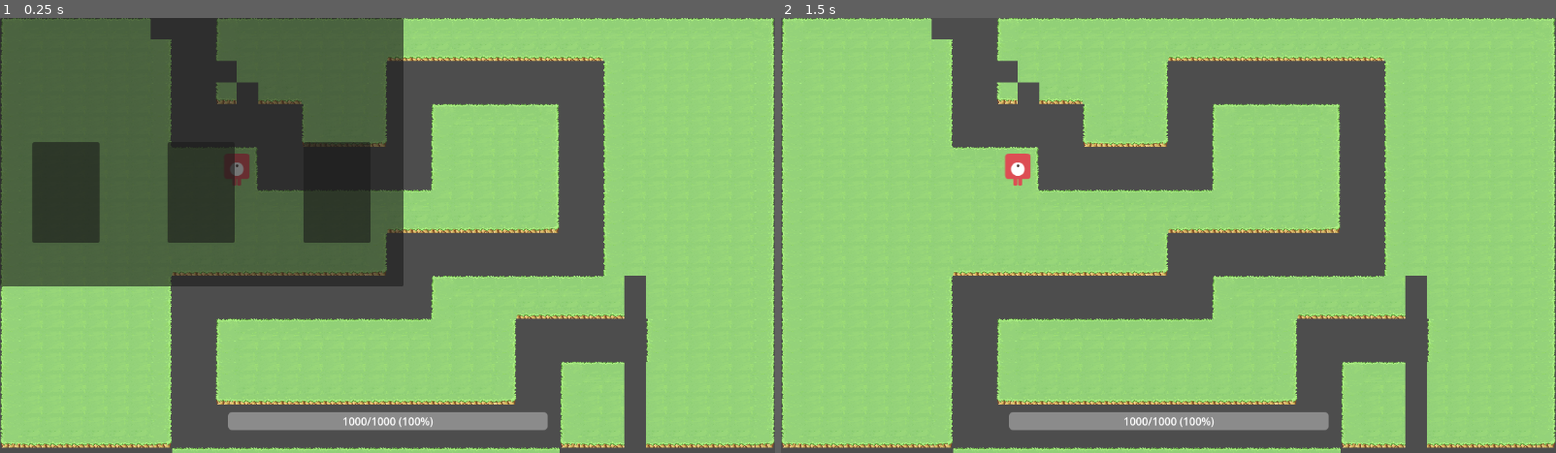
Above: before the commit, frames 1-2 (left to right).
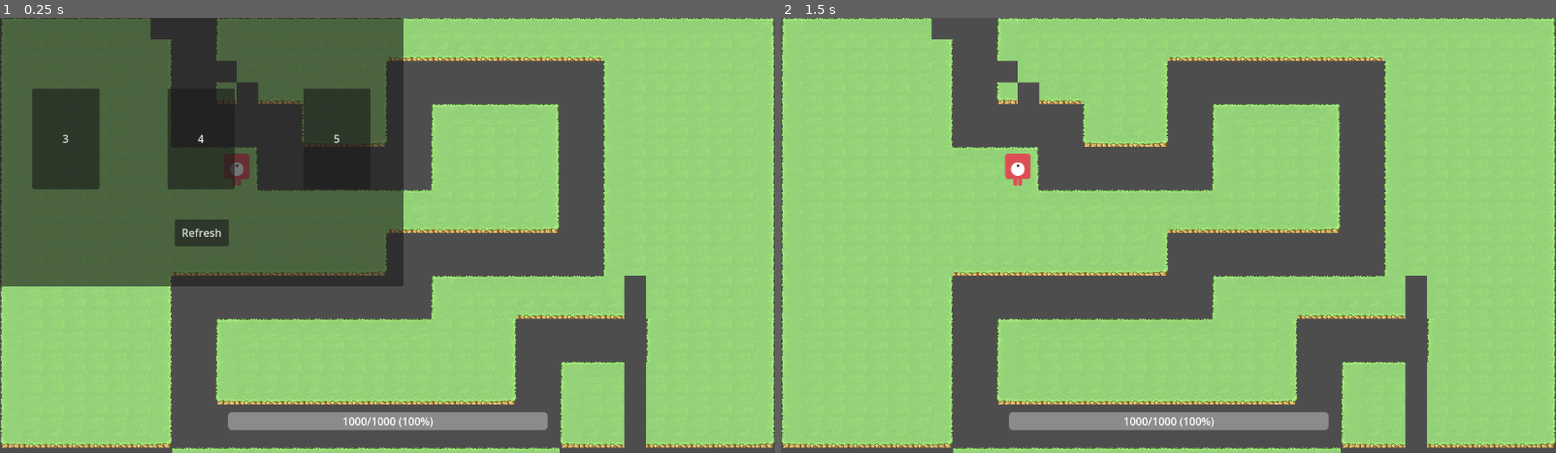
Above: after the commit, the same moments.

Repository: jakkrapan-art/holo.ve
Game: Godot game, scene res://scenes/tower_select_scene.tscn
Two runs of this game, one before a commit and one after it. Both use one fixed random seed, a clock stepped at 60 frames per second and the inputs below. After the commit the project has no main scene; this scene is started directly in both runs.
Inputs (mouse positions are in pixels of both pictures, inside the frame that each line leads up to; where the layout moved, square brackets give the same spot in the first picture):
- Up to frame 1 (0.25 s): no input
- Up to frame 2 (1.5 s): click (850, 139) [850, 192] at 0.5 s; tap Enter at 1.25 s; move the mouse to (1339, 213) at 1.27 s

The runs differ from the first frame. In frame 1, 5.2% of the frame differs, in the area x 4-48%, y 16-53%; in frame 2, nothing differs.

Commit message:
Update UITowerSelect  + Random Cards System
- Optimize + Tidying UITowerSelect scene + script + folder
- Add random_card_dealer.gd to random 3 card and refresh 3 cards draft

Diff:
--- /dev/null
+++ b/resources/systems/random_cards_dealer.tscn
@@ -0,0 +1,6 @@
+[gd_scene load_steps=2 format=3 uid="uid://dw5lqajy7casy"]
+
+[ext_resource type="Script" path="res://scripts/random_cards_dealer.gd" id="1_fc7ox"]
+
+[node name="RandomCardsDealer" type="Node"]
+script = ExtResource("1_fc7ox")
--- a/scenes/tower_select.tscn
+++ b/resources/ui_component/tower_select.tscn
@@ -1,7 +1,8 @@
-[gd_scene load_steps=4 format=3 uid="uid://85bdkeqylhs1"]
+[gd_scene load_steps=5 format=3 uid="uid://85bdkeqylhs1"]
 
 [ext_resource type="Script" path="res://scripts/ui_scenes/UI_tower_select.gd" id="1_emsmn"]
-[ext_resource type="Script" path="res://scripts/ui_scenes/Button00.gd" id="2_52kvv"]
+[ext_resource type="Script" path="res://scripts/ui_scenes/tower_select_button.gd" id="2_t2gb2"]
+[ext_resource type="PackedScene" uid="uid://dw5lqajy7casy" path="res://resources/systems/random_cards_dealer.tscn" id="3_20exu"]
 
 [sub_resource type="ButtonGroup" id="ButtonGroup_wd61a"]
 resource_name = "tower_buttons"
@@ -26,6 +27,8 @@
 anchor_top = 0.3
 anchor_right = 1.0
 anchor_bottom = 1.0
+offset_top = -80.0
+offset_bottom = -80.0
 grow_horizontal = 2
 grow_vertical = 2
 alignment = 1
@@ -36,7 +39,7 @@
 size_flags_horizontal = 6
 size_flags_vertical = 4
 button_group = SubResource("ButtonGroup_wd61a")
-script = ExtResource("2_52kvv")
+script = ExtResource("2_t2gb2")
 
 [node name="Button2" type="Button" parent="CanvasLayer/PopupPanel/Panel/HBoxContainer"]
 custom_minimum_size = Vector2(100, 150)
@@ -44,7 +47,7 @@
 size_flags_horizontal = 6
 size_flags_vertical = 4
 button_group = SubResource("ButtonGroup_wd61a")
-script = ExtResource("2_52kvv")
+script = ExtResource("2_t2gb2")
 
 [node name="Button3" type="Button" parent="CanvasLayer/PopupPanel/Panel/HBoxContainer"]
 custom_minimum_size = Vector2(100, 150)
@@ -52,4 +55,21 @@
 size_flags_horizontal = 6
 size_flags_vertical = 4
 button_group = SubResource("ButtonGroup_wd61a")
-script = ExtResource("2_52kvv")
+script = ExtResource("2_t2gb2")
+
+[node name="RefreshButton" type="Button" parent="CanvasLayer/PopupPanel/Panel"]
+layout_mode = 1
+anchors_preset = 7
+anchor_left = 0.5
+anchor_top = 1.0
+anchor_right = 0.5
+anchor_bottom = 1.0
+offset_left = -40.0
+offset_top = -100.0
+offset_right = 40.0
+offset_bottom = -60.0
+grow_horizontal = 2
+grow_vertical = 0
+text = "Refresh"
+
+[node name="RandomCardsDealer" parent="." instance=ExtResource("3_20exu")]
--- a/scenes/dev_scene.tscn
+++ b/scenes/tower_select_tmp_scene.tscn
@@ -1,30 +1,30 @@
-[gd_scene load_steps=9 format=3 uid="uid://vkntgith54x1"]
+[gd_scene load_steps=9 format=3 uid="uid://h1pi3ccck3br"]
 
-[ext_resource type="Script" path="res://scripts/scene/game_scene.gd" id="1_g4ay3"]
-[ext_resource type="PackedScene" uid="uid://ccnrotkl0jnmo" path="res://resources/tiles/tile_map.tscn" id="1_oeytk"]
-[ext_resource type="Resource" uid="uid://cpvebyys8omu2" path="res://resources/database/map/forest01.tres" id="2_0xmbs"]
-[ext_resource type="PackedScene" uid="uid://difnmx527n7co" path="res://resources/systems/wave_controller.tscn" id="2_7iogr"]
-[ext_resource type="Script" path="res://scripts/entity/enemy/enemy_factory.gd" id="5_o6btn"]
-[ext_resource type="PackedScene" uid="uid://d5g7c6yxmrv4" path="res://resources/tower/tower.tscn" id="6_3t1m6"]
-[ext_resource type="PackedScene" uid="uid://cs2xxi3vk21js" path="res://resources/enemy/enemy_base.tscn" id="6_qvxbv"]
-[ext_resource type="PackedScene" uid="uid://ds61ramnlbso3" path="res://resources/player/player.tscn" id="8_7lq66"]
+[ext_resource type="Script" path="res://scripts/scene/game_scene.gd" id="1_6nqg7"]
+[ext_resource type="Resource" uid="uid://cpvebyys8omu2" path="res://resources/database/map/forest01.tres" id="2_a2dfb"]
+[ext_resource type="PackedScene" uid="uid://ccnrotkl0jnmo" path="res://resources/tiles/tile_map.tscn" id="3_fcjnm"]
+[ext_resource type="PackedScene" uid="uid://difnmx527n7co" path="res://resources/systems/wave_controller.tscn" id="4_bujme"]
+[ext_resource type="Script" path="res://scripts/entity/enemy/enemy_factory.gd" id="5_fg00b"]
+[ext_resource type="PackedScene" uid="uid://cs2xxi3vk21js" path="res://resources/enemy/enemy_base.tscn" id="6_hnm87"]
+[ext_resource type="PackedScene" uid="uid://d5g7c6yxmrv4" path="res://resources/tower/tower.tscn" id="7_bguaq"]
+[ext_resource type="PackedScene" uid="uid://ds61ramnlbso3" path="res://resources/player/player.tscn" id="8_audb3"]
 
 [node name="DevScene" type="Node2D"]
-script = ExtResource("1_g4ay3")
-map = ExtResource("2_0xmbs")
+script = ExtResource("1_6nqg7")
+map = ExtResource("2_a2dfb")
 
-[node name="TileMap" parent="." instance=ExtResource("1_oeytk")]
+[node name="TileMap" parent="." instance=ExtResource("3_fcjnm")]
 layer_0/tile_data = PackedInt32Array(0, 0, 0, 65536, 0, 1, 131072, 0, 1, 196608, 0, 1, 262144, 0, 1, 327680, 0, 1, 3932 …(9695 unchanged characters)…
 
-[node name="WaveController" parent="." node_paths=PackedStringArray("map") instance=ExtResource("2_7iogr")]
+[node name="WaveController" parent="." node_paths=PackedStringArray("map") instance=ExtResource("4_bujme")]
 map = NodePath("../TileMap")
 
 [node name="EnemyFactory" type="Node" parent="."]
-script = ExtResource("5_o6btn")
-enemyTemplate = ExtResource("6_qvxbv")
+script = ExtResource("5_fg00b")
+enemyTemplate = ExtResource("6_hnm87")
 
-[node name="tower" parent="." instance=ExtResource("6_3t1m6")]
+[node name="tower" parent="." instance=ExtResource("7_bguaq")]
 position = Vector2(352, 226)
 
-[node name="Player" parent="." instance=ExtResource("8_7lq66")]
+[node name="Player" parent="." instance=ExtResource("8_audb3")]
 position = Vector2(78.2871, 18.3039)
--- /dev/null
+++ b/scripts/random_cards_dealer.gd
@@ -0,0 +1,16 @@
+extends Node
+class_name RandomCardsDealer
+
+#init with cards[] input
+#random 3 cards
+#send out 3 cards to ui_tower_select
+
+func get_random_cards(deck, count: int = 3) -> Array:
+	if deck.size() < count:
+		push_error("Not enough cards in the deck!")
+		return []
+
+	var shuffled_deck = deck.duplicate()
+	shuffled_deck.shuffle()  # Shuffle the deck randomly
+
+	return shuffled_deck.slice(0, count)  # Get the first 3 random cards
--- a/scripts/scene/game_scene.gd
+++ b/scripts/scene/game_scene.gd
@@ -2,7 +2,7 @@
 class_name GameScene;
 
 # Load the pop-up panel scene
-var PopupPanelScene = preload("res://scenes/tower_select.tscn");
+var PopupPanelScene = preload("res://resources/ui_component/tower_select.tscn");
 
 @onready var waveController: WaveController = $WaveController;
 @onready var player: Player = $Player
--- a/scripts/ui_scenes/Button00.gd
+++ /dev/null
@@ -1,5 +0,0 @@
-extends Button
-
-# Called when the node enters the scene tree for the first time.
-func _ready():
-	add_to_group("tower_buttons")  # Ensures buttons register correctly
--- a/scripts/ui_scenes/UI_tower_select.gd
+++ b/scripts/ui_scenes/UI_tower_select.gd
@@ -1,12 +1,27 @@
+extends Node
 class_name UITowerSelect
-extends Node
 
 # Signal to send selection back to the stage
 signal tower_select(num_select)
 
+@onready var dealer: RandomCardsDealer = $RandomCardsDealer
+var test_deck = ['1','2','3','4','5']
+
 func _ready():
-	for button in get_tree().get_nodes_in_group("tower_buttons"):
-		button.pressed.connect(Callable(self, "_on_select_tower_button").bind(button.name))
+	_setup_buttons()
+	var refresh_button = get_node("CanvasLayer/PopupPanel/Panel/RefreshButton")
+	refresh_button.pressed.connect(Callable(self, "_setup_buttons"))
+
+func _setup_buttons():
+	var cards = dealer.get_random_cards(test_deck)
+	var buttons = get_tree().get_nodes_in_group("tower_buttons")
+
+	for button in buttons:
+		button.pressed.disconnect(Callable(self, "_on_select_tower_button"))  # ✅ Prevent duplicate connections
+
+	for index in range(min(buttons.size(), cards.size())):
+		buttons[index].setup(cards[index])
+		buttons[index].pressed.connect(Callable(self, "_on_select_tower_button").bind(cards[index]))
 
 func _on_select_tower_button(num):
 	print("signal: tower_select,"+str(num))
--- /dev/null
+++ b/scripts/ui_scenes/tower_select_button.gd
@@ -0,0 +1,14 @@
+extends Button
+class_name TowerSelectButton
+
+# Called when the node enters the scene tree for the first time.
+func _ready():
+	add_to_group("tower_buttons")  # Ensures buttons register correctly
+
+func setup(sprite):
+	#sprite should be sprite path
+	self.text = sprite #prototype
+#func setup(spritepath: String):
+	#var texture = load(spritepath)
+	#if texture:
+		#self.icon = texture  # Assuming this is a TextureButton
